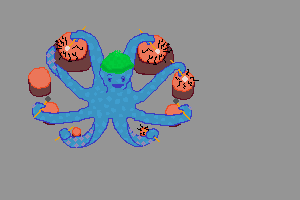
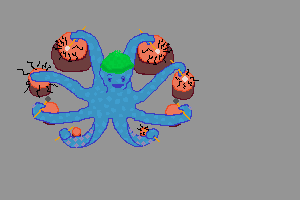
Layered file, before and after one edit (300x200). Changes by layer:
hid "arm2-0" over [28, 46, 90, 98]
showed "arm2-1" over [17, 61, 90, 98]
